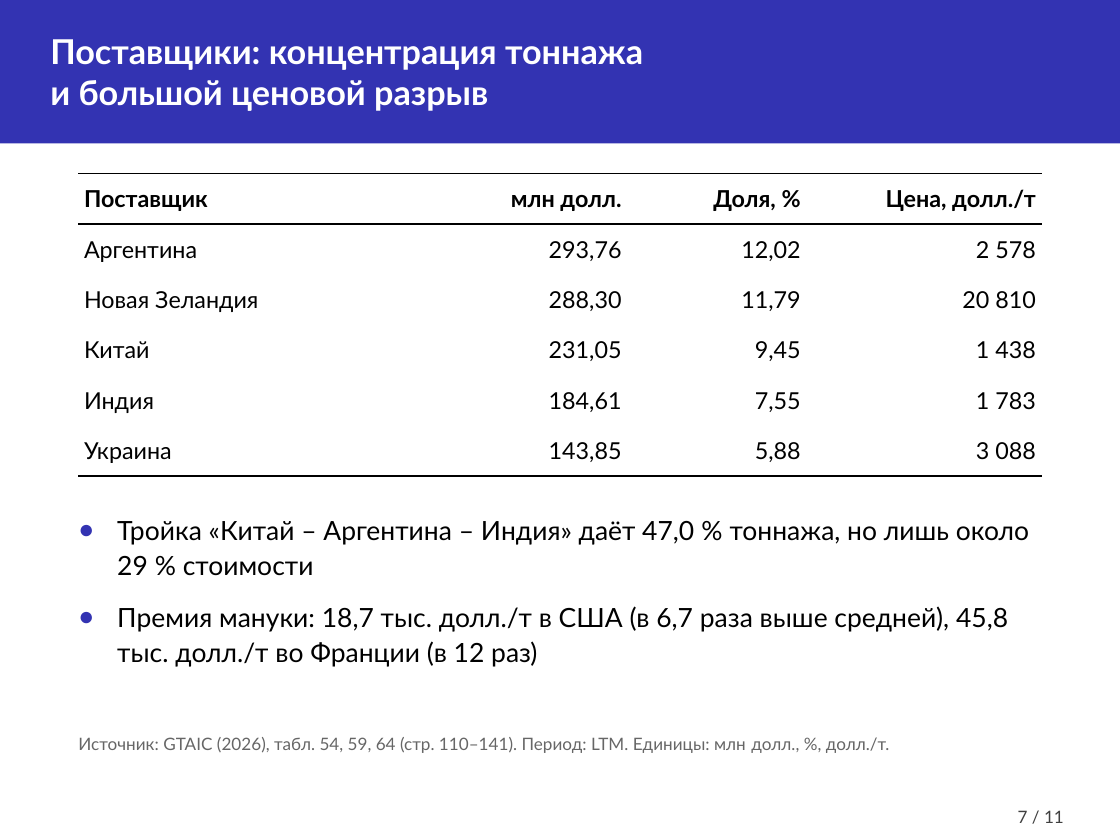
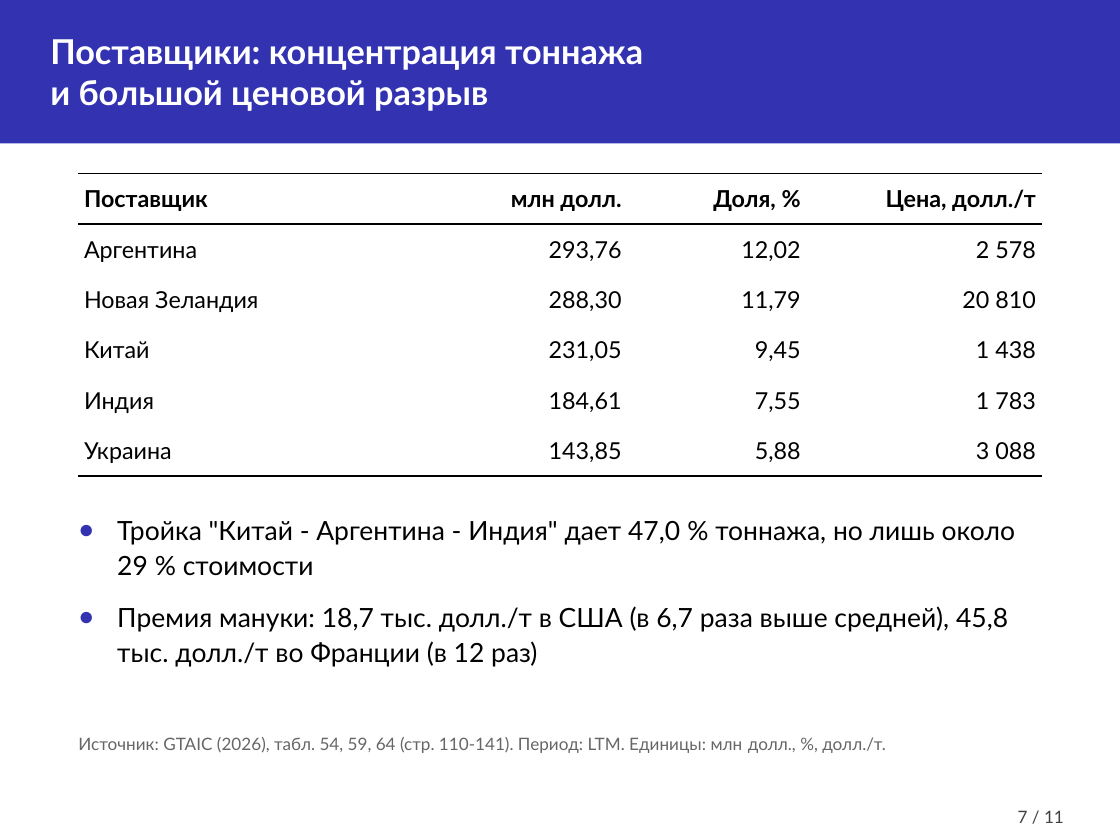
Before and after one commit to pxc1984/competitive-py, a slide deck: slide 7 of sci/obzor/obzor_gtaic_top40_honey_slides.pptx. Drawn at 1120x840 pixels with LibreOffice and Linux fonts; fonts in the diff are those of the drawing. Boxes give left, top, right and bottom in pixels: in the first picture for what was removed or moved away, otherwise in the second. Text is boxed around its words. In the diff, an @@ line names an element or a change of style, - is before the commit and + after.

```diff
--- a/sci/obzor/obzor_gtaic_top40_honey_slides.pptx
+++ b/sci/obzor/obzor_gtaic_top40_honey_slides.pptx
@@ text at [117,521,1015,576]: text changed @@
-● Тройка «Китай – Аргентина – Индия» даёт 47,0 % тоннажа, но лишь около 29 % стоимости
+● Тройка "Китай - Аргентина - Индия" дает 47,0 % тоннажа, но лишь около 29 % стоимости
@@ text at [78,737,886,753]: text changed @@
-Источник: GTAIC (2026), табл. 54, 59, 64 (стр. 110–141). Период: LTM. Единицы: млн долл., %, долл./т.
+Источник: GTAIC (2026), табл. 54, 59, 64 (стр. 110-141). Период: LTM. Единицы: млн долл., %, долл./т.
```
Also in this commit, not shown: 9 other slides changed, 4 other files.
